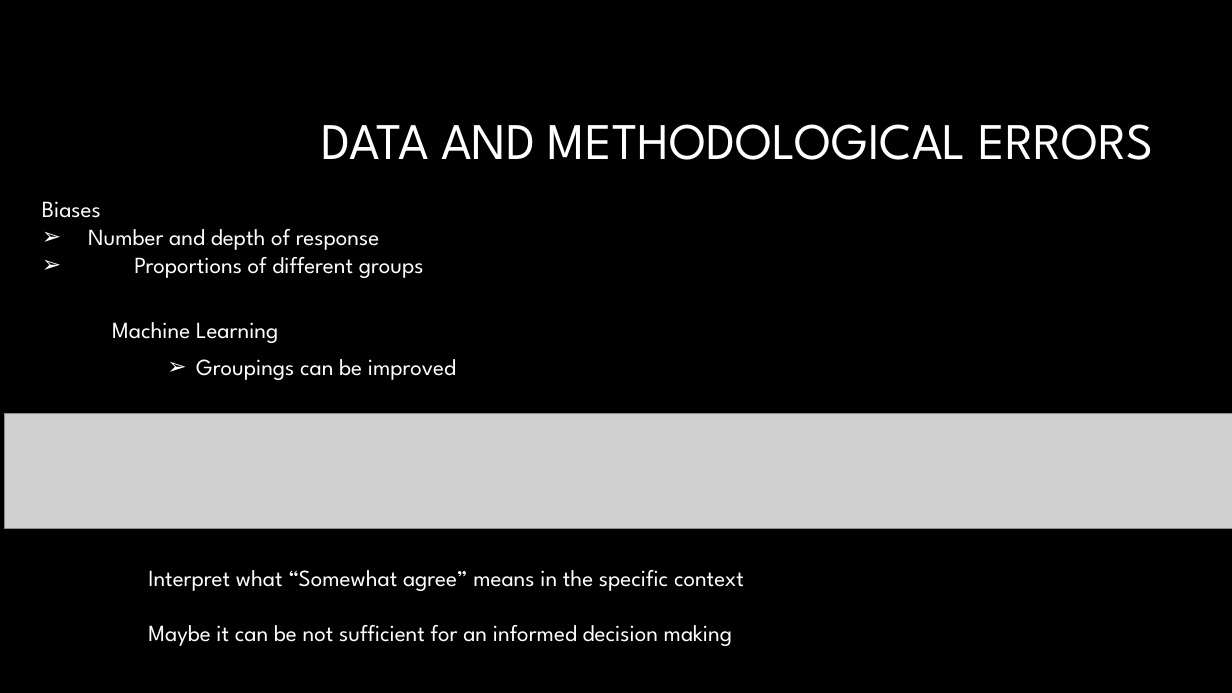
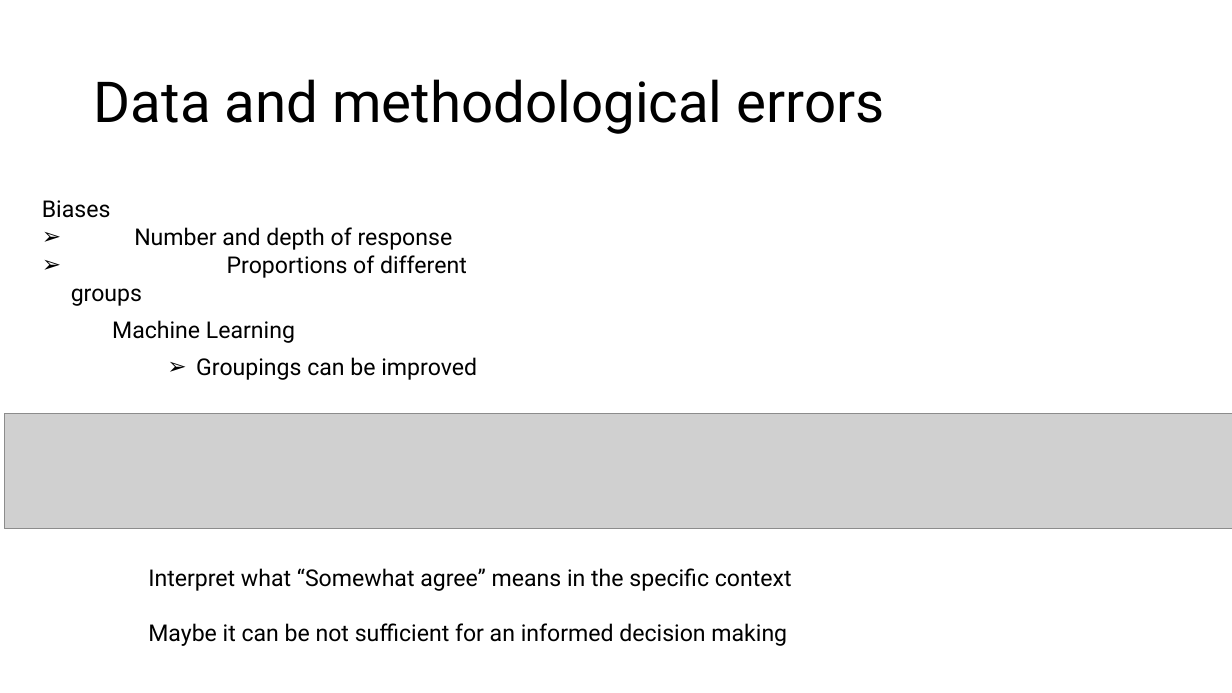
Before and after one commit to desmond-lartey/Wildfire-Assessment, a slide deck: slide 29 of Wildfire Assessment edited2.pptx. Drawn at 1232x693 pixels with LibreOffice and Linux fonts; fonts in the diff are those of the drawing; grey boxes stand for pictures; background and template pictures are left out. Boxes give left, top, right and bottom in pixels: in the first picture for what was removed or moved away, otherwise in the second. Text is boxed around its words. In the diff, an @@ line names an element or a change of style, - is before the commit and + after.

```diff
--- a/Wildfire Assessment edited2.pptx
+++ b/Wildfire Assessment edited2.pptx
@@ background #000000 to #FFFFFF @@
@@ title at (x1=94, y1=79, x2=885, y2=134): text changed; size 40 to 44 pt; font League Spartan to Roboto; text colour #FFFFFF to #000000 @@
-DATA AND METHODOLOGICAL ERRORS
+Data and methodological errors
@@ font League Spartan to Roboto, text colour #FFFFFF to #000000 in 4 elements at (x1=112, y1=320, x2=295, y2=343), (x1=42, y1=200, x2=467, y2=306), (x1=196, y1=357, x2=477, y2=380), (x1=148, y1=568, x2=792, y2=646) @@
```
Also in this commit, not shown: 29 other slides changed, 1 slide added, 1 slide removed, 23 other files.
